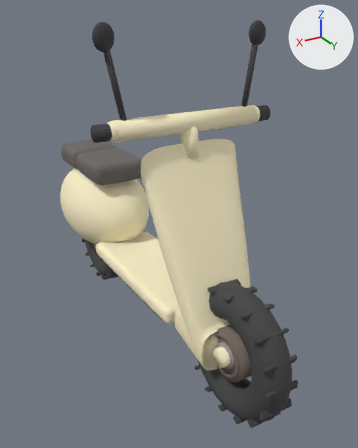
Before and after pictures for a commit that changed the glTF model assets/models/40-scooter/40-scooter.glb.
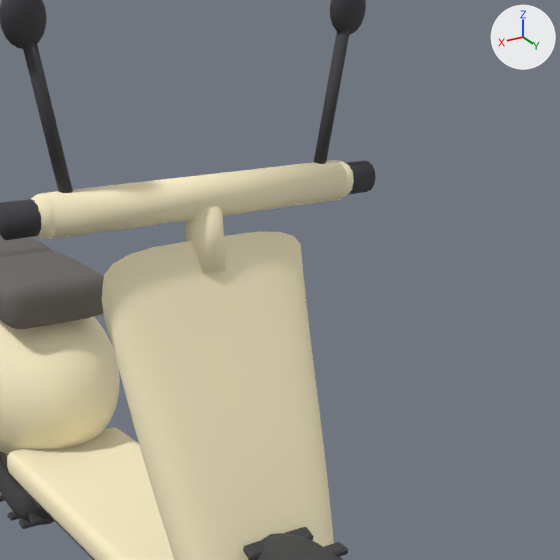
There are two pictures of each version: one whole from a camera (50 mm lens) standing at (0.919, 1.751, 1.358) and looking at (-0.08, 0.086, 0.525), one close up on the part from 26% to 100% of the width and 6% to 66% of the height. Lighting does not change. The marker at upper right points along +X, +Y and +Z. The first two pictures are the older version. Where no turn or scale is listed for an object, it has been applied to the vertices.

Names of what the first close-up shows: 'floorboard', 'front_tire', 'grip.001', 'headset_bar', 'legshield', 'mirror_head.001', 'mirror_stalk', 'mirror_stalk.001', 'rear_cowl', 'rear_tire', 'seat_front', 'steer_column' and 12 more.
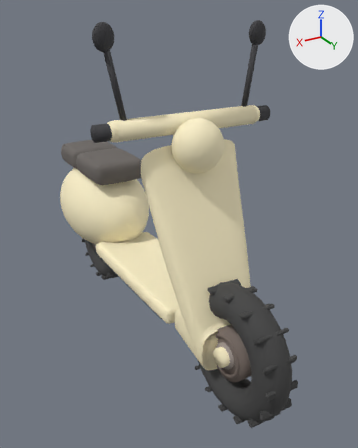
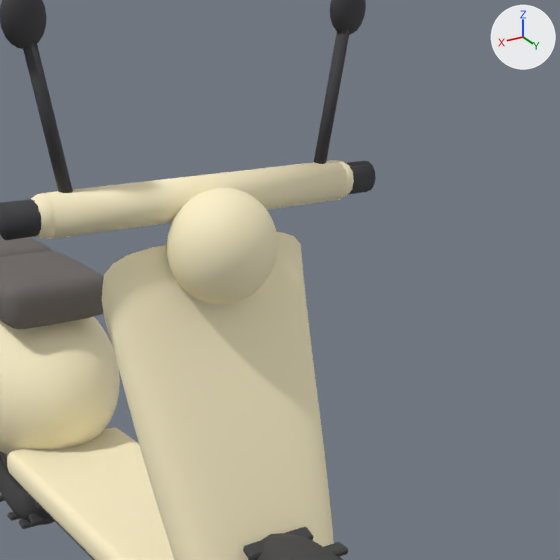
What differs and where, as boxes (x1, y1, x2, y2) in the close-ups (560 x 560 px):
'headlamp_nacelle', added (beige): after (166, 188, 278, 304)
'steer_column', unchanged, covered by the edit: before (185, 206, 226, 273)

Patch to the scene script:
```diff
--- a/assets/models/40-scooter/40-scooter.glb.py
+++ b/assets/models/40-scooter/40-scooter.glb.py
@@ me_mesh_002_1 @@
+me_mesh_002_1.from_pydata(...)  # 5954 vertices, 11904 faces; spans x -0.093..0.093, y -0.084..0.084, z -0.095..0.095
+me_mesh_002_1.materials.append(mat_cream)  # beige #fff3cb
@@ ob_headlamp_nacelle @@
+ob_headlamp_nacelle = bpy.data.objects.new('headlamp_nacelle', me_mesh_002_1)
+ob_headlamp_nacelle.location = (0.0, 0.345, 0.93)
```
